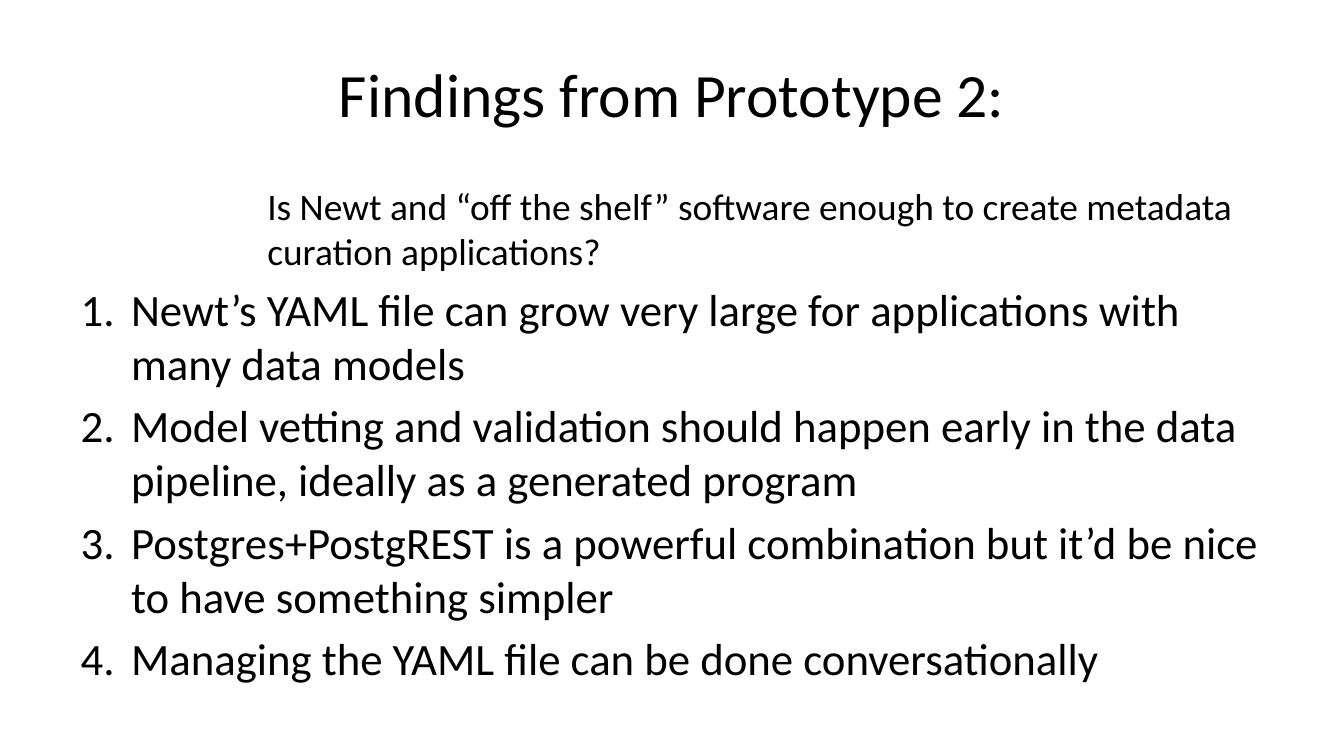
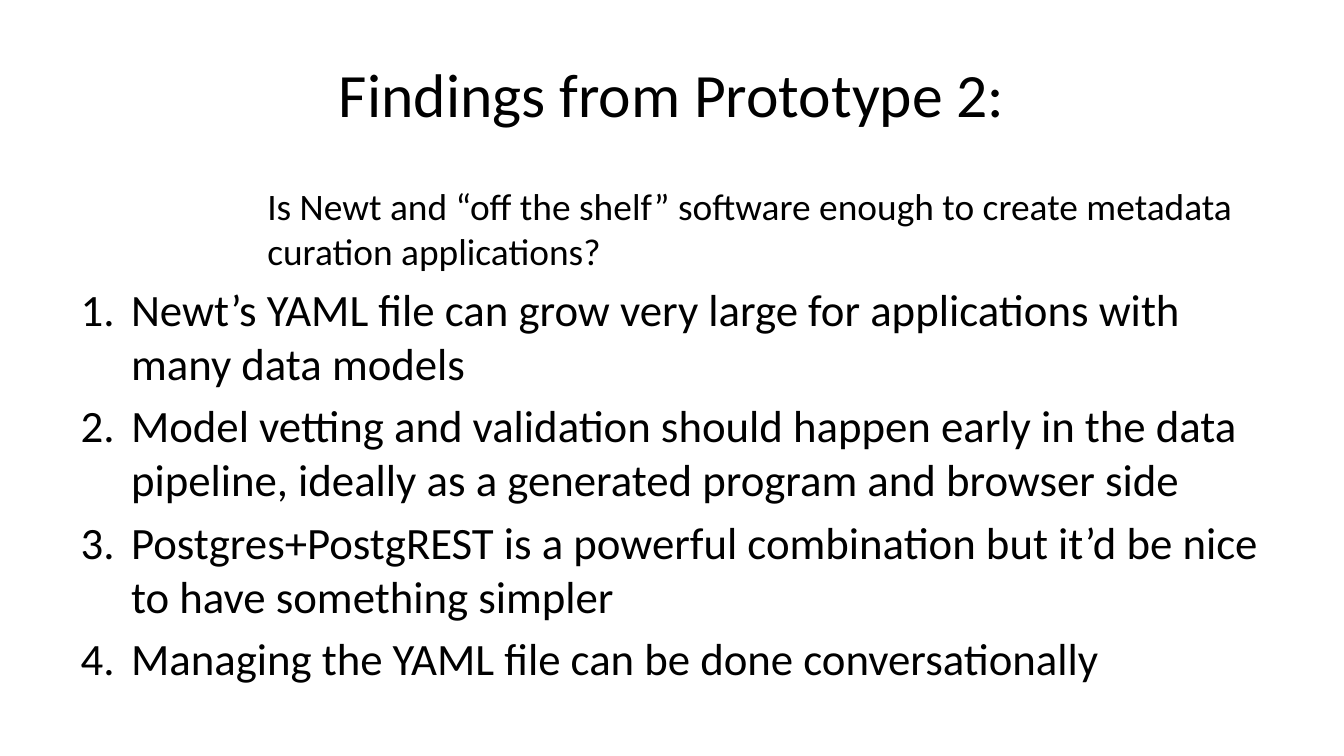
Before and after one commit to caltechlibrary/newt, a slide deck: slide 4 of presentation3/newt-p3.pptx. Drawn at 1344x756 pixels with LibreOffice and Linux fonts; fonts in the diff are those of the drawing. Boxes give left, top, right and bottom in pixels: in the first picture for what was removed or moved away, otherwise in the second. Text is boxed around its words. In the diff, an @@ line names an element or a change of style, - is before the commit and + after.

```diff
--- a/presentation3/newt-p3.pptx
+++ b/presentation3/newt-p3.pptx
@@ text at box(131, 411, 1237, 504): text changed @@
-2. Model vetting and validation should happen early in the data pipeline, ideally as a generated program
+2. Model vetting and validation should happen early in the data pipeline, ideally as a generated program and browser side
```
Also in this commit, not shown: 16 other slides changed, 3 slides added, 3 slides removed, 21 other files.
